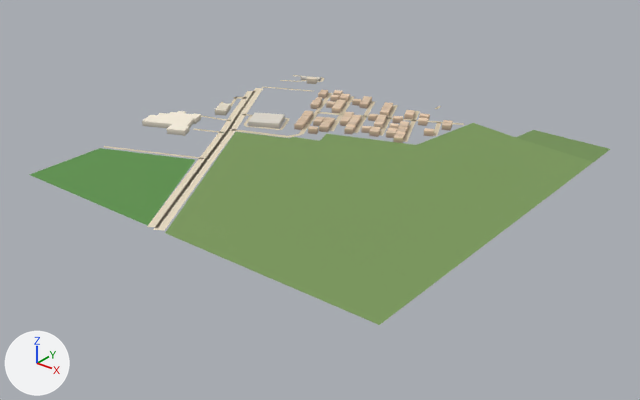
One commit to the glTF model public/assets/bengaluru-region-v1/tiles/t33_17-l0.glb: the scene before it, then after it.
Before and after are seen from a 50 mm lens placed at (17357.0, 7972.0, 427.0), pointed at (16750.0, 8731.0, -44.0). The lights are fixed; the arrows at lower left show +X, +Y and +Z. The first picture is the older version. Vertices at exactly the same position are counted once.

In view in the first picture: 'building', 'ground'.
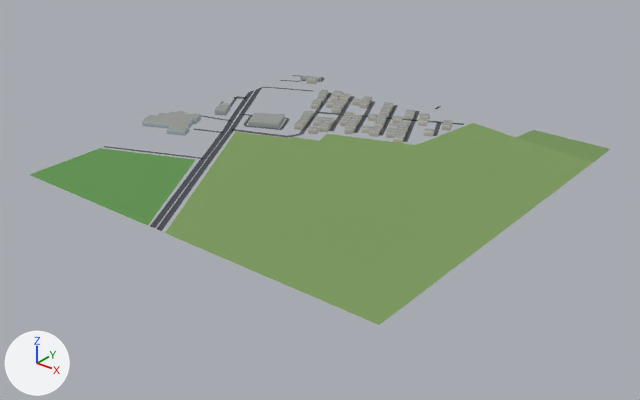
Location of each change, (x1, y1, x2, y2) in pixels of the pictures (640 x 400 px; the box of a moved part takes in the faces that stretch with it):
part 1 of me_building, recoloured
    both: (142, 76, 453, 143)
part 2 of me_ground, rebuilt
    before: (147, 91, 255, 228)
    after: (150, 90, 254, 228)
part 3 of me_ground, rebuilt
    before: (153, 88, 263, 231)
    after: (157, 87, 262, 231)
part 4 of me_ground, moved or reshaped
    before: (201, 96, 246, 120)
    after: (201, 96, 245, 120)
part 5 of me_ground, moved or reshaped
    before: (104, 146, 204, 159)
    after: (104, 146, 201, 159)
part 6 of me_ground, recoloured
    both: (104, 75, 464, 159)

The change, as a diff of the scene's bpy script:
```diff
--- a/public/assets/bengaluru-region-v1/tiles/t33_17-l0.glb.py
+++ b/public/assets/bengaluru-region-v1/tiles/t33_17-l0.glb.py
@@ me_building @@
 # used by ob_building; location = (16500.0, 8500.0, 0.0)
-me_building.from_pydata(...)  # 662 vertices, 837 faces; spans x -29.0..310.0, y 190.0..493.0, z 0.0..8.0
+me_building.from_pydata(...)  # 662 vertices, 1012 faces; spans x -29.0..310.0, y 190.0..493.0, z 0.0..8.0
+# me_building part 1: 837 kept faces spanning x -29.0..310.0, y 190.0..493.0, z 0.0..8.0 get new vertex colours; the middle colour goes from beige #ccb49b to light grey #c3c0b7
+# edits to the shape of me_building do not show in these pictures
 me_building.materials.append(mat_building)
@@ me_ground @@
 # used by ob_ground; location = (16500.0, 8500.0, 0.0)
 # verts and faces of me_ground; kept vertices keep their numbers, new ones are numbered from 518
 # before: 181 (-1.0, 111.0, 1.0) at pixel (104, 145), 182 (1.0, 107.0, 1.0) at pixel (102, 147), 183 (31.0, 124.0, 1.0) at pixel (128, 148), 184 (32.0, 120.0, 1.0) at pixel (127, 150), 185 (62.0, 137.0, 1.0) at pixel (153, 151)
 # before: 186 (64.0, 133.0, 1.0) at pixel (152, 153), 187 (93.0, 150.0, 1.0) at pixel (178, 154), 188 (95.0, 146.0, 1.0) at pixel (177, 156)
-me_ground.from_pydata(...)  # 518 vertices, 640 faces; spans x -5.0..500.0, y -3.0..500.0, z 1.0
+me_ground.from_pydata(...)  # 530 vertices, 652 faces; spans x 0.0..500.0, y 0.0..500.0, z 1.0
+# me_ground part 2: the loose piece of 32 vertices spanning x -5.0..219.0, y -3.0..386.0, z 1.0 is rebuilt with 36 vertices and now spans x 0.0..218.0, y 0.0..390.0, z 1.0
+# me_ground part 3: the loose piece of 28 vertices spanning x -5.0..229.0, y -3.0..403.0, z 1.0 is rebuilt with 32 vertices and now spans x 0.0..227.0, y 0.0..407.0, z 1.0
+# me_ground part 4
+# 7 vertices are removed from x -2.0..2.0, y 321.0..352.0, z 1.0
+# 11 faces are deleted
+# 4 vertices move from x -1.0..24.0, y 263.0..353.0, z 1.0 to x 0.0..22.0, y 262.0..350.0, z 1.0
+# 9 vertices are added at x 0.0..4.0, y 316.0..356.0, z 1.0
+# 13 new faces join them
+# me_ground part 5
+verts[181] = (0.0, 111.0, 1.0)  # moved, pixel (104, 146)
+verts[182] = (0.0, 107.0, 1.0)  # moved, pixel (102, 147)
+verts[184] = (16.0, 114.0, 1.0)  # moved, pixel (114, 148)
+verts[183] = (14.0, 117.0, 1.0)  # moved, pixel (116, 147)
+verts[186] = (53.0, 129.0, 1.0)  # moved, pixel (143, 151)
+verts[185] = (51.0, 133.0, 1.0)  # moved, pixel (144, 150)
+verts[188] = (90.0, 144.0, 1.0)  # moved, pixel (173, 155)
+verts[187] = (88.0, 148.0, 1.0)  # moved, pixel (174, 154)
+# me_ground part 6: 138 kept faces spanning x 0.0..315.0, y 107.0..500.0, z 1.0 get new vertex colours; the middle colour goes from beige #d7c9ae to dark grey #535556
+# other edits to the shape of me_ground do not show in these pictures
 me_ground.materials.append(mat_ground)
```
